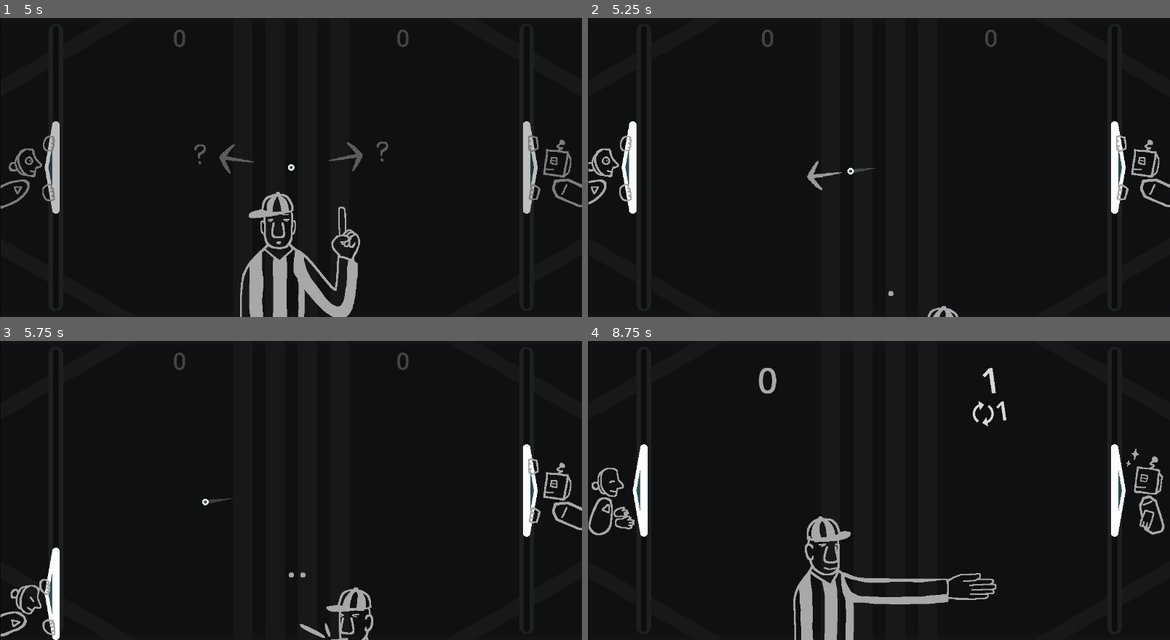
Above: before the commit, frames 1-4 (two rows, left to right).
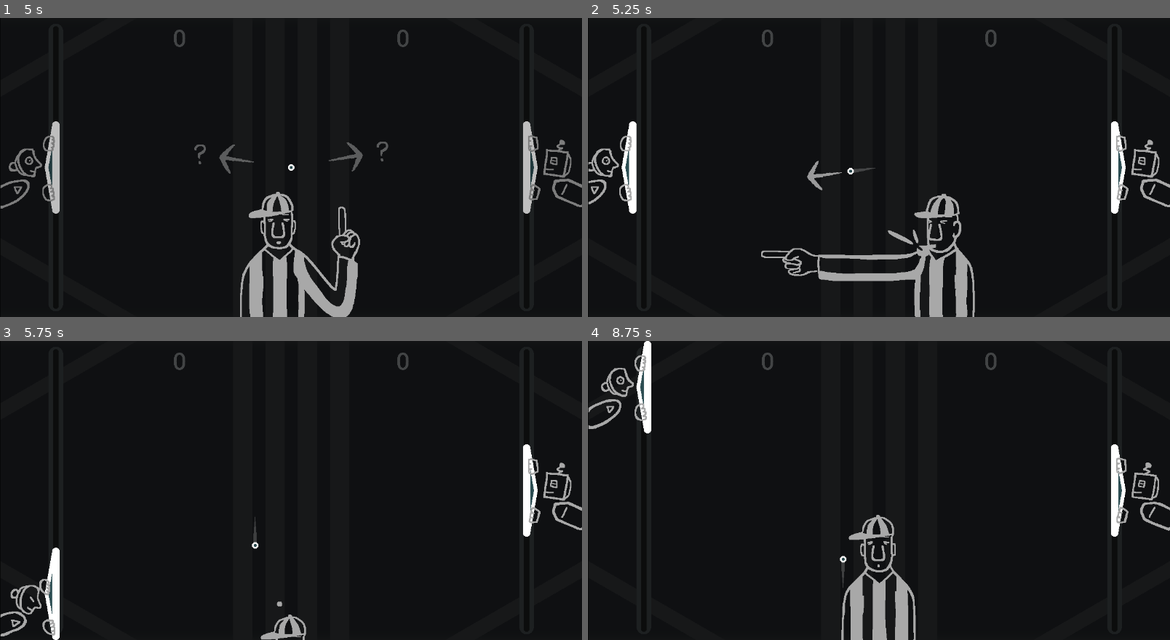
Above: after the commit, the same moments.

Repository: pixerhp/Pixers-Pong
Game: Godot game, scene res://scenes/topscenes/gameplay_topscene.tscn
Same seed, same stepped clock (60 frames per second), same inputs: the game is played once before the commit and once after it.
Inputs (mouse positions are in pixels of both pictures, inside the frame that each line leads up to):
- Up to frame 1 (5 s): move the mouse to (419, 152) at 0.52 s; hold D (plr1_bump_right) 0.53-1.28 s; tap T (TEMP_TEST_FOUL, bound only after the commit) at 0.6, 1.55, 2.3, 2.85, 3.6, 4.55 s; click (419, 152) at 0.67 s; move the mouse to (174, 182) at 1.27 s; hold S (plr1_down) 1.28-2.03 s; tap Shift (plr1_slow) at 1.35, 4.35 s; move the mouse to (349, 101) at 2.02 s; hold D (plr1_bump_right) 2.03-2.78 s; tap Keypad 0 (plr2_slow) at 2.1 s; move the mouse to (261, 227) at 2.77 s; hold W (plr1_up) 2.78-3.53 s; click (261, 227) at 2.92 s; move the mouse to (465, 212) at 3.52 s; hold A (plr1_bump_left) from 3.53 s (still down); move the mouse to (116, 122) at 4.27 s
- Up to frame 2 (5.25 s): move the mouse to (908, 167) at 5.02 s; release A (plr1_bump_left) at 5.03 s; hold S (plr1_down) from 5.03 s (still down); tap Keypad 0 (plr2_slow) at 5.1 s; click (908, 167) at 5.17 s
- Up to frame 3 (5.75 s): keep holding S (plr1_down); tap T (TEMP_TEST_FOUL, bound only after the commit) at 5.3 s
- Up to frame 4 (8.75 s): move the mouse to (791, 415) at 5.77 s; release S (plr1_down) at 5.78 s; hold D (plr1_bump_right) 5.78-6.53 s; tap T (TEMP_TEST_FOUL, bound only after the commit) at 5.85, 6.6, 7.55, 8.3 s; move the mouse to (1007, 475) at 6.52 s; hold W (plr1_up) 6.53-7.28 s; move the mouse to (762, 505) at 7.27 s; hold D (plr1_bump_right) 7.28-8.03 s; tap Shift (plr1_slow) at 7.35 s; click (762, 505) at 7.42 s; move the mouse to (937, 424) at 8.02 s; hold S (plr1_down) from 8.03 s (still down); tap Keypad 0 (plr2_slow) at 8.1 s

Frame 1 is identical in both runs. In frame 2, 2.9% of the frame differs, in the area x 29-67%, y 58-100%; in frame 3, 1.0%; in frame 4, 7.6%, in the area x 0-100%, y 0-100%.

Commit message:
Foul ball animation progress

Diff:
--- a/project.godot
+++ b/project.godot
@@ -111,6 +111,11 @@
 "events": [Object(InputEventKey,"resource_local_to_scene":false,"resource_name":"","device":-1,"window_id":0,"alt_press …(195 unchanged characters)…
 ]
 }
+TEMP_TEST_FOUL={
+"deadzone": 0.2,
+"events": [Object(InputEventKey,"resource_local_to_scene":false,"resource_name":"","device":-1,"window_id":0,"alt_pressed":false,"shift_pressed":false,"ctrl_pressed":false,"meta_pressed":false,"pressed":false,"keycode":0,"physical_keycode":84,"key_label":0,"unicode":116,"location":0,"echo":false,"script":null)
+]
+}
 
 [physics]
 
--- a/scripts/gameplay_script.gd
+++ b/scripts/gameplay_script.gd
@@ -26,6 +26,9 @@
 	checkdo_foul_ball()
 	if foul_ball_reserve_p1_to_conclude:
 		return
+
+	if Input.is_action_just_pressed("TEMP_TEST_FOUL"):
+		ball_velocity = Vector2(0.0, ball_velocity.length())
 
 	# Regular gameplay functionality:
 	handle_paddle_cpu(false, Globals.plr1_cpu_mode)
@@ -524,7 +527,7 @@
 	reset_referee()
 	reset_arrow_pointers()
 
-var foul_ball_inspect_start_time: int = 8000 # !!! temp' not far negative for ease of testing purposes
+var foul_ball_inspect_start_time: int = -9999999
 var foul_ball_reserve_start_time: int = -9999999
 func checkdo_foul_ball():
 	# Foul ball reserve part 1 (plays up until regular gameplay resumes):
@@ -619,25 +622,47 @@
 
 const FOUL_BALL_NEVERMIND_DURATION: int = 500
 func handle_foul_ball_nevermind_animation(playthrough: float):
-	%Referee.position.y = Globals.GAME_SIZE.y + (-36.0 + (180.0 *
-		clampf(proportion_from_range(playthrough, 0.0, 1.0), 0.0, 1.0)))
+	%Referee.position.y = Globals.GAME_SIZE.y + -36.0 + (180.0 *
+		clampf(proportion_from_range(playthrough, 0.0, 1.0), 0.0, 1.0))
 
 var foul_ball_nevermind_to_conclude: bool = false
 func handle_foul_ball_nevermind_conclusion():
 	reset_referee()
 
-const FOUL_BALL_RESERVE_P1_DURATION: int = 1000
+const FOUL_BALL_RESERVE_P1_DURATION: int = 6000
+var foul_ball_guilt_is_plr2: bool = false
 func handle_foul_ball_reserve_p1_animation(playthrough: float):
-	pass
-	print("ANIMATION")
+	const REF_RISE_START: float = 0.0
+	const REF_RISE_END: float = 0.1
+	%Referee.position.y = Globals.GAME_SIZE.y + -36.0 - (108.0 *
+		clampf(proportion_from_range(playthrough, REF_RISE_START, REF_RISE_END), 0.0, 1.0))
+	const REF_FOUL_GESTURE_START: float = REF_RISE_START
+	const REF_FOUL_GESTURE_END: float = 0.2
+	const REF_SERVE_GESTURE_START: float = 0.8
+	const REF_SERVE_GESTURE_END: float = 1.0
+	if is_in_range_f(playthrough, REF_FOUL_GESTURE_START, REF_FOUL_GESTURE_END):
+		%Referee.scale.x = (-1.0 if foul_ball_guilt_is_plr2 else 1.0)
+		%Referee.play("foulball_gesture")
+	elif is_in_range_f(playthrough, REF_SERVE_GESTURE_START, REF_SERVE_GESTURE_END):
+		%Referee.scale.x = (1.0 if foul_ball_guilt_is_plr2 else -1.0)
+		%Referee.play("serve_gesture")
+	else:
+		%Referee.scale.x = 1.0
+		%Referee.play("idle")
+
+
+
+
 
 var foul_ball_reserve_p1_to_conclude: bool = false
 func handle_foul_ball_reserve_p1_conclusion():
 	pass
 
-const FOUL_BALL_RESERVE_P2_DURATION: int = 1000
+const FOUL_BALL_RESERVE_P2_DURATION: int = 750
 func handle_foul_ball_reserve_p2_animation(playthrough: float):
-	pass
+	# !!! temp just descends, remember to add serve point stuff.
+	%Referee.position.y = Globals.GAME_SIZE.y - (144.0 - (288.0 *
+		clampf(proportion_from_range(playthrough, 0.0, 1.0), 0.0, 1.0)))
 
 var foul_ball_reserve_p2_to_conclude: bool = false
 func handle_foul_ball_reserve_p2_conclusion():
@@ -1036,22 +1061,26 @@
 					rem_add_ballshapecast_coll_exceptions(
 						%RightPaddle/PadCollider, %LeftPaddle/PadCollider)
 					ball_velocity = calc_paddlehit_bounce(ball_curr_position, false)
+					foul_ball_guilt_is_plr2 = false
 				elif collider == %LeftPaddle/CharCollider:
 					ballshapecast_current_exceptions.append(%LeftPaddle/CharCollider)
 					%BallShapeCast.add_exception(%LeftPaddle/CharCollider)
 					rem_add_ballshapecast_coll_exceptions(
 						%RightPaddle/PadCollider, %LeftPaddle/PadCollider)
 					ball_velocity = calc_charthrow(ball_velocity, false)
+					foul_ball_guilt_is_plr2 = false
 				elif collider == %RightPaddle/PadCollider:
 					rem_add_ballshapecast_coll_exceptions(
 						%LeftPaddle/PadCollider, %RightPaddle/PadCollider)
 					ball_velocity = calc_paddlehit_bounce(ball_curr_position, true)
+					foul_ball_guilt_is_plr2 = true
 				elif collider == %RightPaddle/CharCollider:
 					ballshapecast_current_exceptions.append(%RightPaddle/CharCollider)
 					%BallShapeCast.add_exception(%RightPaddle/CharCollider)
 					rem_add_ballshapecast_coll_exceptions(
 						%LeftPaddle/PadCollider, %RightPaddle/PadCollider)
 					ball_velocity = calc_charthrow(ball_velocity, true)
+					foul_ball_guilt_is_plr2 = true
 				elif collider == %CeilingCollider:
 					rem_add_ballshapecast_coll_exceptions(
 						%FloorCollider, %CeilingCollider)
